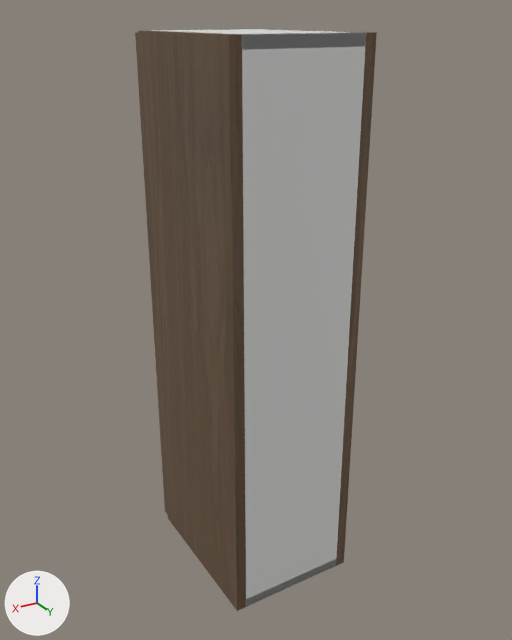
Before and after pictures for a commit that changed the glTF model storefront/public/cabinet-inventory/models/oppein-pb-mso-w0936.glb.
Rendered twice from a 50 mm camera at (0.674, 0.806, 0.936) aimed at (0.103, -0.147, 0.46). The lights are fixed; the arrows at lower left show +X, +Y and +Z. The first picture is the older version. Where no turn or scale is listed for an object, it has been applied to the vertices.

Script lines for the objects in view, before the commit:
```python
me_cube = bpy.data.meshes.new('Cube')
me_cube.from_pydata(...)  # 56 vertices, 108 faces; spans x -0.009..0.009, y -0.142..0.142, z -0.457..0.457
me_cube.materials.append(mat_supplier_finish___smoked_oak)
me_cube_001 = bpy.data.meshes.new('Cube.001')
me_cube_001.from_pydata(...)  # 56 vertices, 108 faces; spans x -0.009..0.009, y -0.142..0.142, z -0.457..0.457
me_cube_001.materials.append(mat_supplier_finish___smoked_oak)
me_cube_005 = bpy.data.meshes.new('Cube.005')
me_cube_005.from_pydata(...)  # 56 vertices, 108 faces; spans x -0.111..0.111, y -0.01..0.01, z -0.454..0.454
me_cube_005.materials.append(mat_supplier_finish___smoked_oak)
ob_cabinet_side = bpy.data.objects.new('Cabinet side', me_cube)
ob_cabinet_side.location = (0.009, -0.142, 0.457)
ob_cabinet_side_001 = bpy.data.objects.new('Cabinet side.001', me_cube_001)
ob_cabinet_side_001.location = (0.22, -0.142, 0.457)
ob_door = bpy.data.objects.new('Door', me_cube_005)
ob_door.location = (0.114, -0.295, 0.457)
# also in view: 'Cabinet back' at (0.114, -0.006, 0.457); 'Cabinet top' at (0.114, -0.142, 0.905)
```
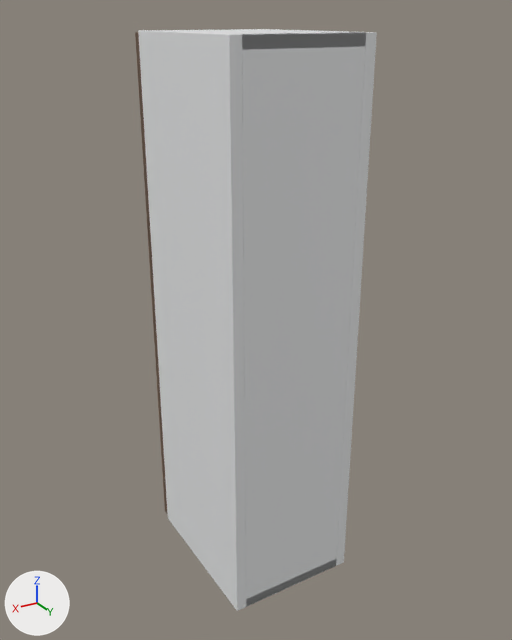
Location of each change, [x1, y1, x2, y2] in pixels of the pictures (512 x 640 px):
```json
{"object": "Cabinet side.001", "change": "recoloured", "before": [138, 30, 246, 611], "after": [138, 30, 246, 611], "on screen": "lighter"}
{"object": "Cabinet side", "change": "recoloured", "before": [267, 29, 377, 566], "after": [267, 29, 377, 566]}
```

Edits to the scene script, one JSON object a line:
```json
{"op": "add", "block": "mat_white_cabinet_carcass", "code": ["mat_white_cabinet_carcass = principled_material('White cabinet carcass')", "mat_white_cabinet_carcass.base_color = (0.82, 0.83, 0.835)  # white #eaebec", "mat_white_cabinet_carcass.roughness = 0.48"]}
{"block": "me_cube", "where": "me_cube.from_pydata(...)  # 56 vertices, 108 faces; spans x -0.009..0.009, y -0.142..0.142, z -0.457..0.457"}
{"op": "remove", "block": "me_cube", "code": "me_cube.materials.append(mat_supplier_finish___smoked_oak)"}
{"op": "add", "block": "me_cube", "code": "me_cube.materials.append(mat_white_cabinet_carcass)  # white #eaebec"}
{"block": "me_cube_001", "where": "me_cube_001.from_pydata(...)  # 56 vertices, 108 faces; spans x -0.009..0.009, y -0.142..0.142, z -0.457..0.457"}
{"op": "remove", "block": "me_cube_001", "code": "me_cube_001.materials.append(mat_supplier_finish___smoked_oak)"}
{"op": "add", "block": "me_cube_001", "code": "me_cube_001.materials.append(mat_white_cabinet_carcass)  # white #eaebec"}
```
